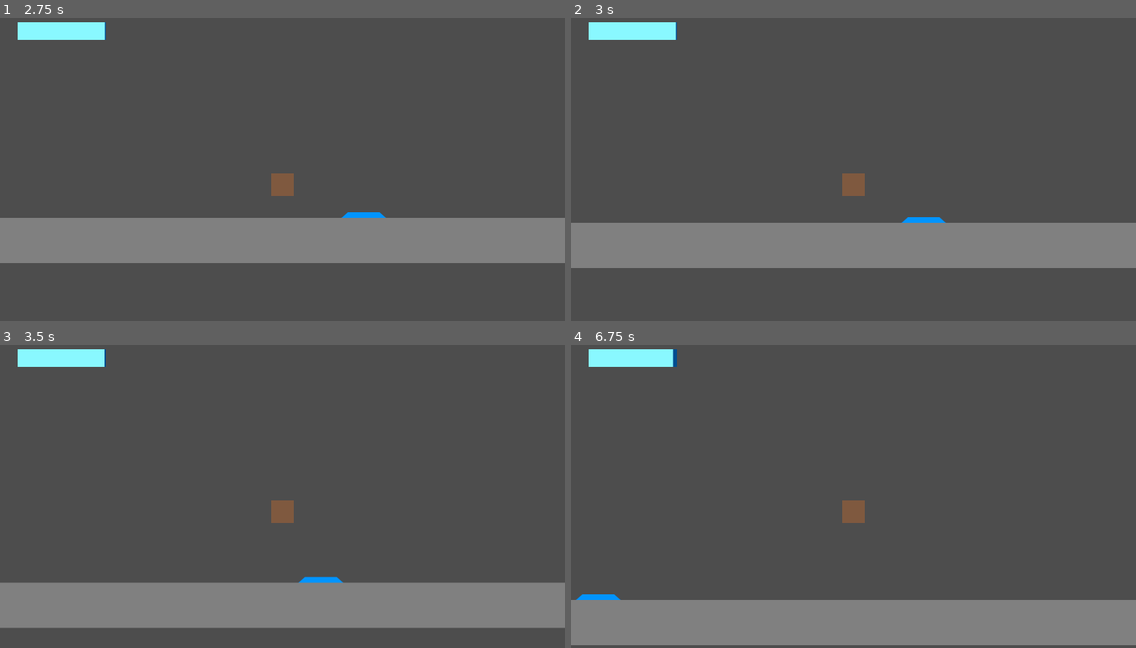
Above: before the commit, frames 1-4 (two rows, left to right).
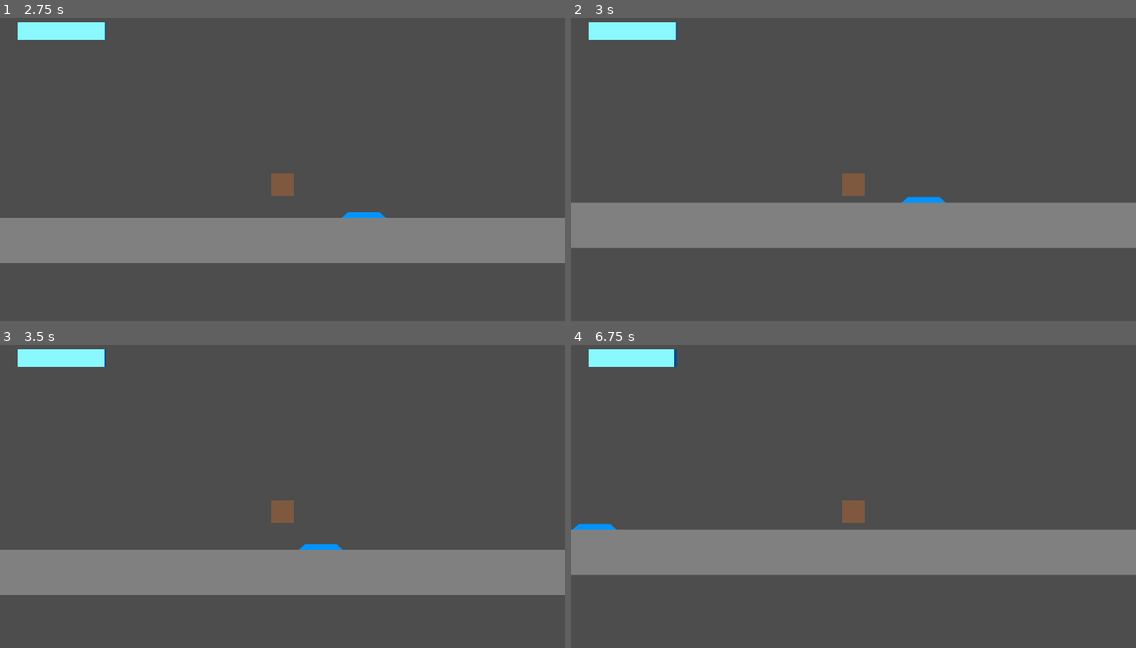
Above: after the commit, the same moments.

Repository: il-Gallone/SpeedJam6
Game: Godot game, scene res://Scenes/test_scene.tscn
The game is run twice, just before and just after one commit, with the same random seed, the same clock (stepped at 60 frames per second) and the same inputs.
Inputs:
- Up to frame 1 (2.75 s): tap Enter at 0.5 s; hold Right (ui_right) 0.53-2.03 s; tap Space (jump) at 0.6, 0.77, 1.07, 1.25, 1.35, 1.52, 1.82, 2.1 s; hold Left (ui_left) from 2.03 s (still down)
- Up to frame 2 (3 s): release Left (ui_left) at 2.78 s; hold Right (ui_right) from 2.78 s (still down); tap Space (jump) at 2.85 s
- Up to frame 3 (3.5 s): keep holding Right (ui_right); tap Space (jump) at 3.02, 3.32 s
- Up to frame 4 (6.75 s): tap Space (jump) at 3.6, 3.77, 4.07, 4.35, 4.52, 4.82, 5.1, 5.85, 6.02, 6.32, 6.6 s; release Right (ui_right) at 4.28 s; hold Left (ui_left) 4.28-5.03 s; hold Right (ui_right) 5.03-5.78 s; hold Left (ui_left) from 5.78 s (still down)

Frame 1 is identical in both runs. In frame 2, 14% of the frame differs, in the area x 0-100%, y 58-83%; in frame 3, 22%; in frame 4, 30%, in the area x 0-100%, y 1-100%.

Commit message:
Corrected Order of Operations
Fixed incorrectly resetting jumps mid-air

Diff:
--- a/Scenes/test_scene.tscn
+++ b/Scenes/test_scene.tscn
@@ -17,7 +17,6 @@
 position = Vector2(280, 185)
 scale = Vector2(0.5, 0.5)
 script = ExtResource("1_857tp")
-maxJumpsAvailable = 2
 
 [node name="CollisionShape2D" type="CollisionShape2D" parent="Player"]
 scale = Vector2(6.4, 6.4)
--- a/Scripts/PlayerController.gd
+++ b/Scripts/PlayerController.gd
@@ -30,13 +30,6 @@
 func _physics_process(delta: float) -> void:
 	velocity.y += gravity * delta
 
-	if Input.is_action_just_pressed("jump"):
-		if jumpsAvailable > 0:
-			Jump()
-		else:
-			jumpBuffer = true
-			get_tree().create_timer(jumpBufferTime).timeout.connect(On_Jump_Buffer_Timeout)
-
 
 	var accelDir = Input.get_axis("ui_left", "ui_right")
 	if accelDir != 0:
@@ -44,6 +37,7 @@
 
 	if is_on_floor():
 		jumpsAvailable = maxJumpsAvailable
+		print(jumpsAvailable)
 		if jumpBuffer:
 			Jump()
 			jumpBuffer = false
@@ -91,6 +85,13 @@
 				velocity.x = -maxSpeed * airMaxSpeedMod
 
 
+	if Input.is_action_just_pressed("jump"):
+		if jumpsAvailable > 0:
+			Jump()
+		else:
+			jumpBuffer = true
+			get_tree().create_timer(jumpBufferTime).timeout.connect(On_Jump_Buffer_Timeout)
+
 	move_and_slide()
 
 	for i in get_slide_collision_count():
@@ -105,6 +106,7 @@
 	velocity.y = jump_speed
 	battery -= 1.5
 	jumpsAvailable -= 1
+	print(jumpsAvailable)
 
 func On_Jump_Buffer_Timeout() -> void:
 	jumpBuffer = false
